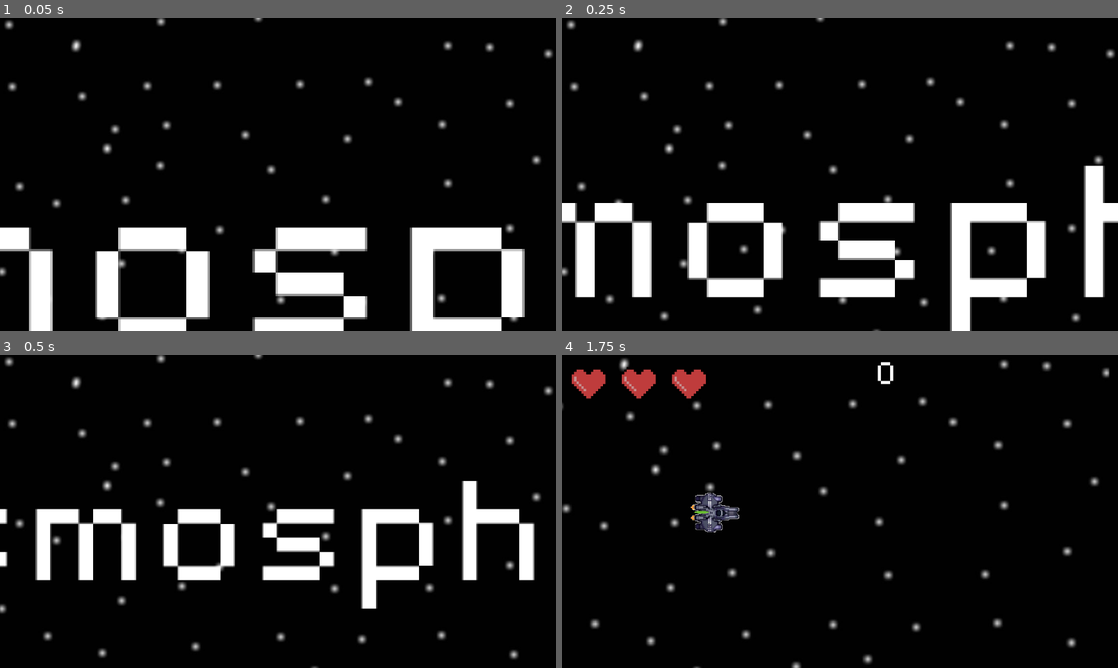
Above: before the commit, frames 1-4 (two rows, left to right).
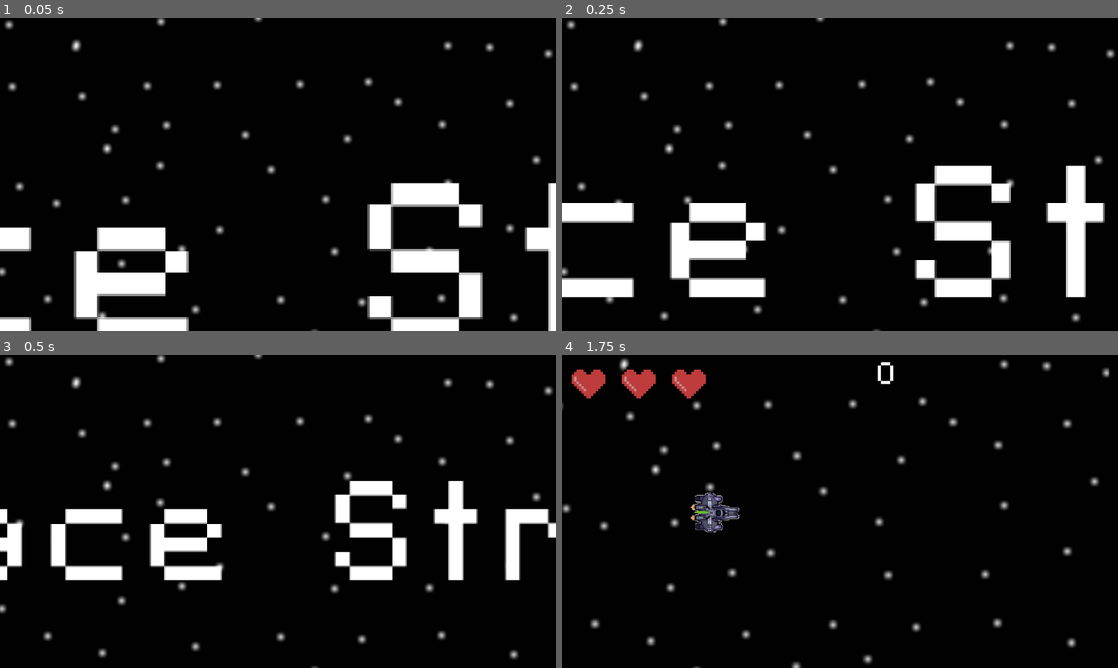
Above: after the commit, the same moments.

Repository: cofeek-codes/Space-Strike
Game: Godot game, scene res://scenes/ui/main_menu.tscn
Two runs of this game, one before a commit and one after it. Both use one fixed random seed, a clock stepped at 60 frames per second and the inputs below.
Inputs (mouse positions are in pixels of both pictures, inside the frame that each line leads up to):
- Up to frame 1 (0.05 s): no input
- Up to frame 2 (0.25 s): no input
- Up to frame 3 (0.5 s): no input
- Up to frame 4 (1.75 s): click (856, 580) at 0.5 s; move the mouse to (962, 495) at 1.27 s; hold D (move_right) from 1.28 s (still down); click (962, 495) at 1.35 s

The runs differ from the first frame. In frame 1, 17% of the frame differs, in the area x 0-100%, y 52-100%; in frame 2, 17%; in frame 3, 13%; in frame 4, nothing differs.

Commit message:
game title changed

Diff:
--- a/project.godot
+++ b/project.godot
@@ -10,10 +10,10 @@
 
 [application]
 
-config/name="Cosmosphere"
+config/name="Space Strike"
 config/name_localized={
-"en": "Cosmosphere",
-"ru": "Космосфера"
+"en": "Space Strike",
+"ru": "Космический Удар"
 }
 run/main_scene="res://scenes/ui/main_menu.tscn"
 config/features=PackedStringArray("4.3", "GL Compatibility")
Binary file changed: localizations/en.mo
Not shown, changed: localizations/en.po
Binary file changed: localizations/ru.mo
Not shown, changed: localizations/ru.po
